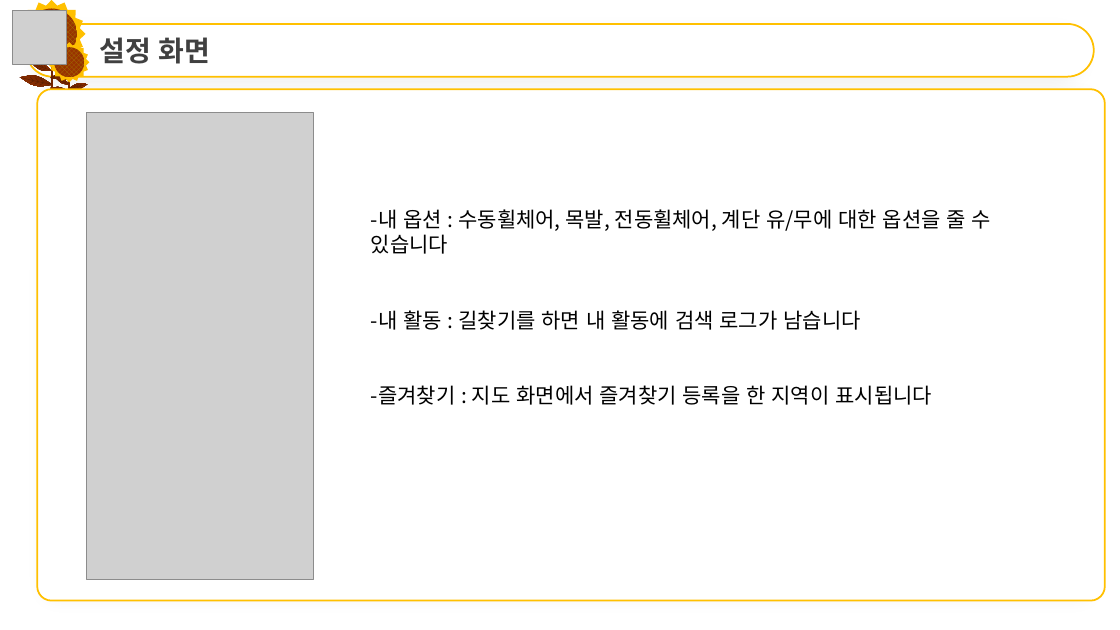
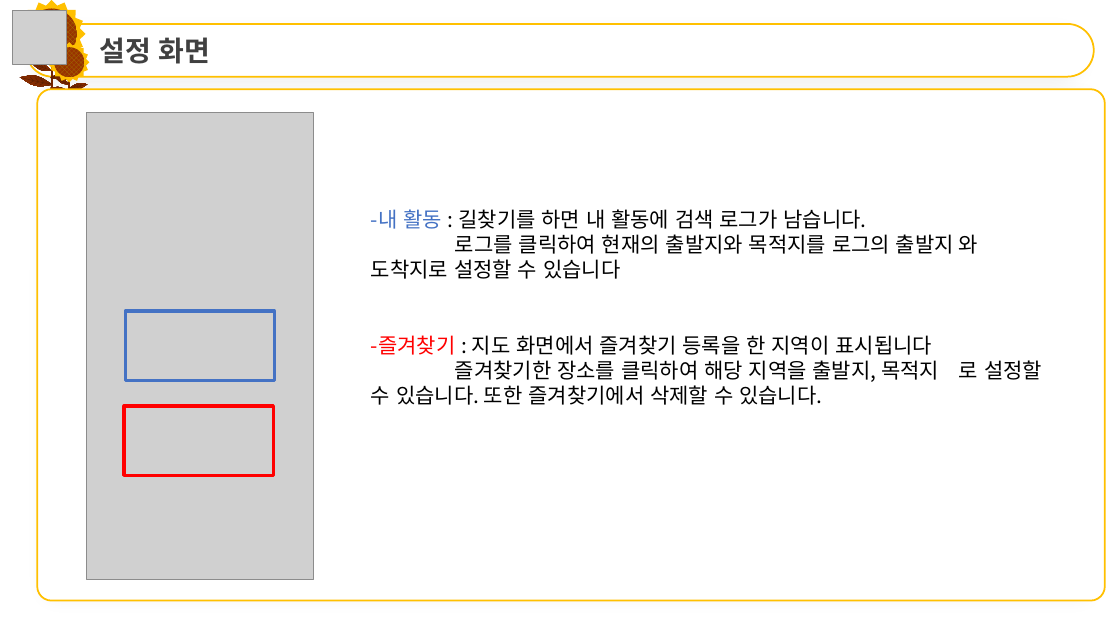
Before and after one commit to sanggae4133/capstone_1_ANY_WAY, a slide deck: slide 14 of 사용설명.pptx (slide 3 before the commit). Drawn at 1120x630 pixels with LibreOffice and Linux fonts; fonts in the diff are those of the drawing; grey boxes stand for pictures. Boxes give left, top, right and bottom in pixels: in the first picture for what was removed or moved away, otherwise in the second. Text is boxed around its words. In the diff, an @@ line names an element or a change of style, - is before the commit and + after.

```diff
--- a/사용설명.pptx
+++ b/사용설명.pptx
@@ text at bbox=[371, 209, 978, 279]: text changed @@
--내 옵션 : 수동휠체어, 목발, 전동휠체어, 계단 유/무에 대한 옵션을 줄 수 있습니다
--내 활동 : 길찾기를 하면 내 활동에 검색 로그가 남습니다
+-내 활동 : 길찾기를 하면 내 활동에 검색 로그가 남습니다.
+로그를 클릭하여 현재의 출발지와 목적지를 로그의 출발지 와 도착지로 설정할 수 있습니다
@@ rectangle added at bbox=[125, 311, 274, 381], outline #4472C4 3 pt @@
@@ text at bbox=[371, 335, 933, 355]: text colour #000000 to #FF0000 in "-즐겨찾기" @@
@@ text at bbox=[371, 360, 1042, 405]: paragraph added @@
+즐겨찾기한 장소를 클릭하여 해당 지역을 출발지, 목적지 로 설정할 수 있습니다. 또한 즐겨찾기에서 삭제할 수 있습니다.
@@ rectangle added at bbox=[124, 406, 273, 476], outline #FF0000 3 pt @@
```
Also in this commit, not shown: 3 other slides changed, 10 slides added, 2 other files.
